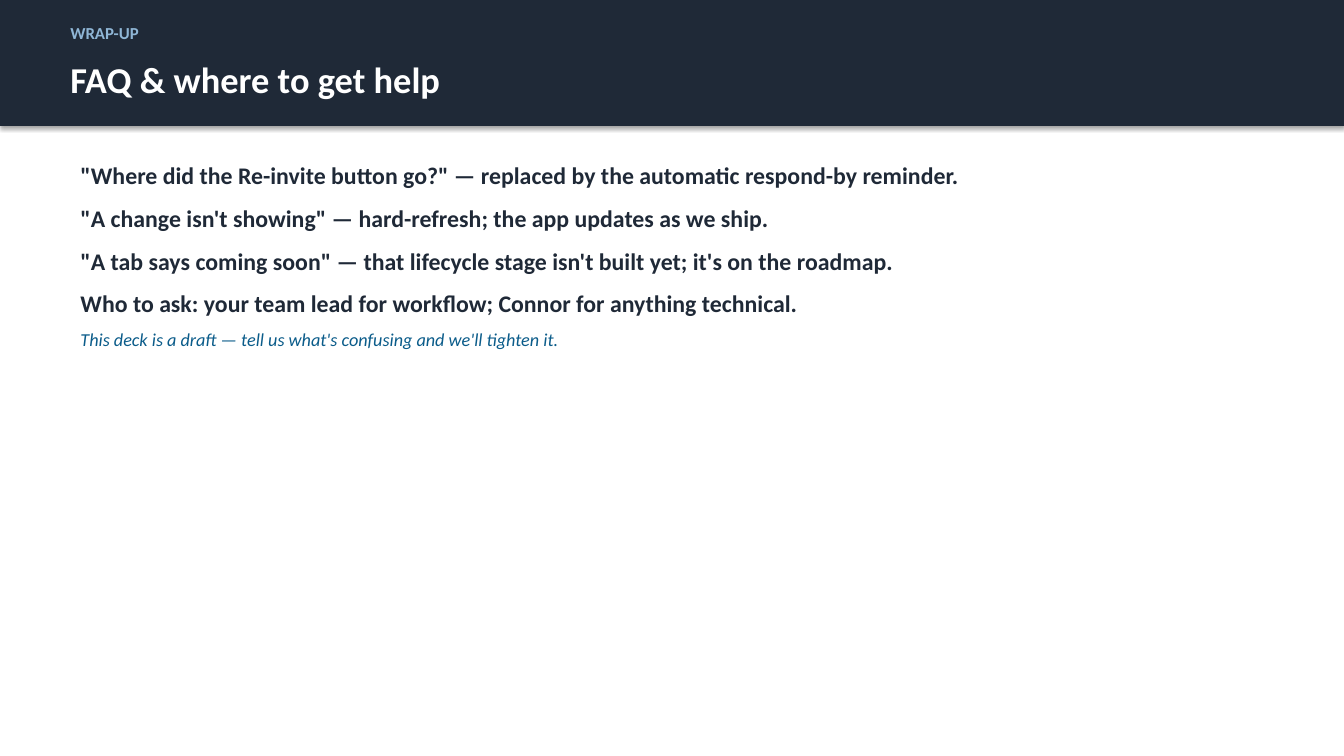
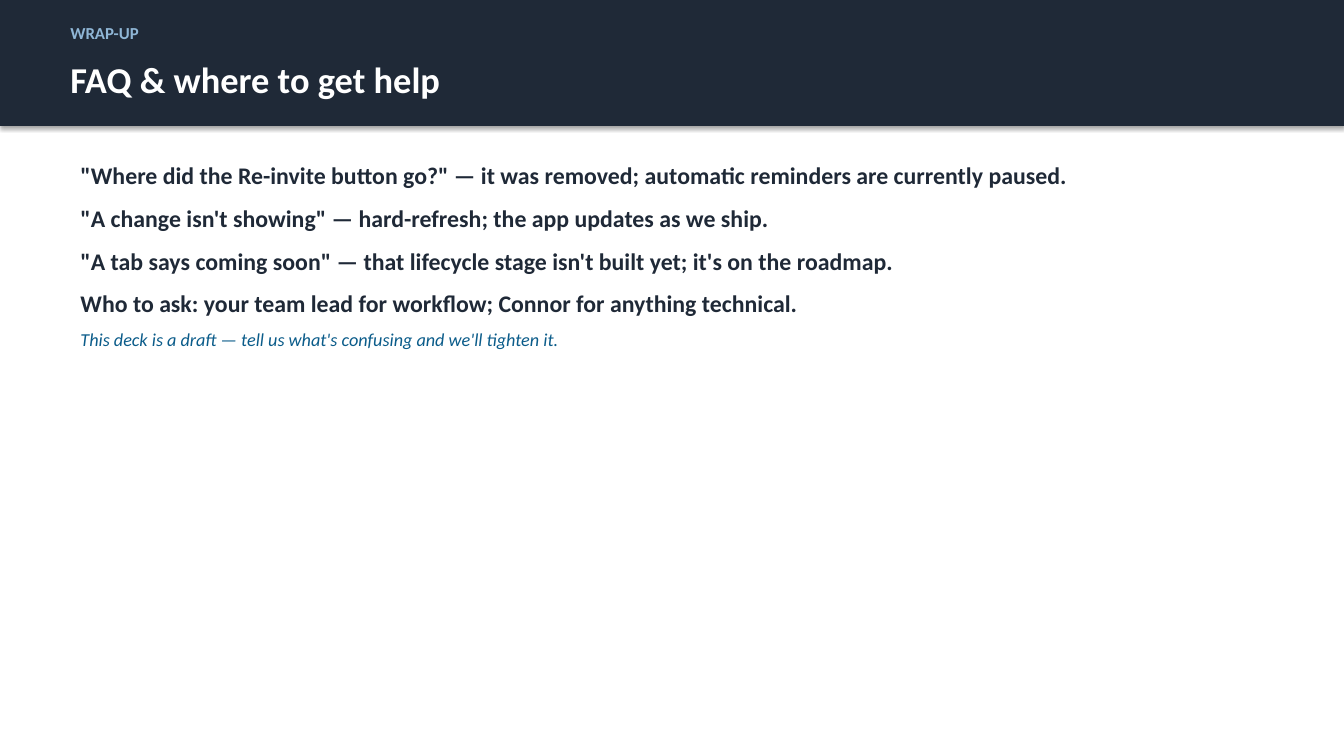
Before and after one commit to justingallivan/wmkf-research-apps, a slide deck: slide 33 of docs/onboarding/Workbench_Onboarding_PD.pptx. Drawn at 1344x756 pixels with LibreOffice and Linux fonts; fonts in the diff are those of the drawing. Boxes give left, top, right and bottom in pixels: in the first picture for what was removed or moved away, otherwise in the second. Text is boxed around its words. In the diff, an @@ line names an element or a change of style, - is before the commit and + after.

Commit message:
Guard reviewer reminder incident hold

```diff
--- a/docs/onboarding/Workbench_Onboarding_PD.pptx
+++ b/docs/onboarding/Workbench_Onboarding_PD.pptx
@@ text at bbox=[80, 167, 1067, 188]: text changed @@
-"Where did the Re-invite button go?" — replaced by the automatic respond-by reminder.
+"Where did the Re-invite button go?" — it was removed; automatic reminders are currently paused.
```
Also in this commit, not shown: 3 other slides changed, 22 other files.
